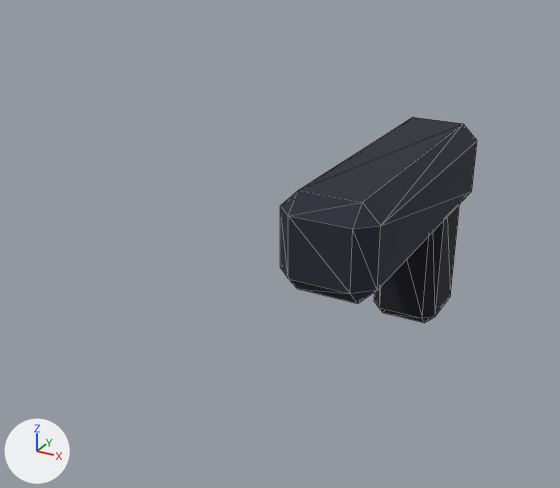
Before and after pictures for a commit that changed the glTF model public/models/cutaway-prop.glb.
Before and after are seen from a camera (50 mm lens) standing at (0.179, -0.538, 0.213) and looking at (-0.046, -0.129, 0.008). Lighting does not change. The marker at lower left points along +X, +Y and +Z. The older version comes first. Mesh edges are drawn as thin lines. Vertices at exactly the same position are counted once.

Names of what the first picture shows: 'CutawayProp'.
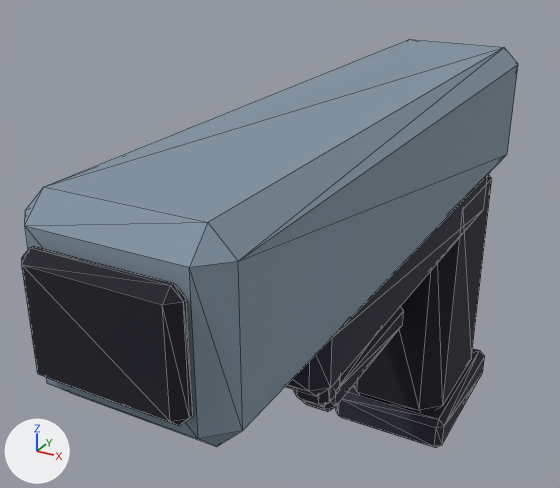
Changed parts and their boxes (x1, y1, x2, y2) in the pictures (560 x 488 px; the box of a moved part takes in the faces that stretch with it):
'CutawayProp', reshaped, moved (151% wider, 98% taller): before (280, 117, 477, 323); after (22, 39, 518, 448)
part 1 of me_cube_001, moved or reshaped: before (374, 205, 459, 323); after (294, 377, 340, 407)
part 2 of me_cube_001, rebuilt (149% wider, 118% taller): before (280, 117, 477, 304); after (25, 39, 518, 447)
part 3 of me_cube_001, added: after (22, 246, 193, 426)
part 4 of me_cube_001, added: after (285, 175, 488, 396)
part 5 of me_cube_001, added: after (353, 174, 492, 412)
part 6 of me_cube_001, added: after (336, 348, 485, 448)
part 7 of me_cube_001, added: after (303, 307, 404, 412)

The change, as a diff of the scene's bpy script:
```diff
--- a/public/models/cutaway-prop.glb.py
+++ b/public/models/cutaway-prop.glb.py
@@ me_cube_001 @@
 # used by ob_cutawayprop; location = (0.0, -0.055, 0.025)
-me_cube_001.from_pydata(...)  # 48 vertices, 88 faces; spans x -0.032..0.032, y -0.11..0.11, z -0.12..0.032
+me_cube_001.from_pydata(...)  # 168 vertices, 308 faces; spans x -0.05..0.05, y -0.224..0.229, z -0.259..0.047
+# me_cube_001 part 1: the loose piece of 24 vertices spanning x -0.026..0.026, y 0.043..0.097, z -0.12..0.0 is scaled about its middle by (0.449, 0.419, 0.671), then moved by (0.0, -0.104, -0.04)
+# me_cube_001 part 2: the loose piece of 24 vertices spanning x -0.032..0.032, y -0.11..0.11, z -0.032..0.032 is rebuilt with 24 vertices and now spans x -0.05..0.05, y -0.215..0.215, z -0.047..0.047
+# me_cube_001 part 3: a new loose piece of 24 vertices spanning x -0.038..0.038, y -0.224..-0.212, z -0.029..0.029, in mat_vertexpalette
+# me_cube_001 part 4: a new loose piece of 24 vertices spanning x -0.043..0.043, y -0.115..0.185, z -0.083..-0.038, in mat_vertexpalette
+# me_cube_001 part 5: a new loose piece of 24 vertices spanning x -0.042..0.042, y 0.1..0.21, z -0.24..-0.04, in mat_vertexpalette
+# me_cube_001 part 6: a new loose piece of 24 vertices spanning x -0.047..0.047, y 0.099..0.229, z -0.259..-0.231, in mat_vertexpalette
+# me_cube_001 part 7: a new loose piece of 24 vertices spanning x -0.013..0.013, y -0.038..0.092, z -0.149..-0.127, in mat_vertexpalette
 me_cube_001.materials.append(mat_vertexpalette)
@@ ob_cutawayprop @@
 ob_cutawayprop = bpy.data.objects.new('CutawayProp', me_cube_001)
-ob_cutawayprop.location = (0.0, -0.055, 0.025)
+ob_cutawayprop.location = (0.0, -0.13, 0.065)
```
